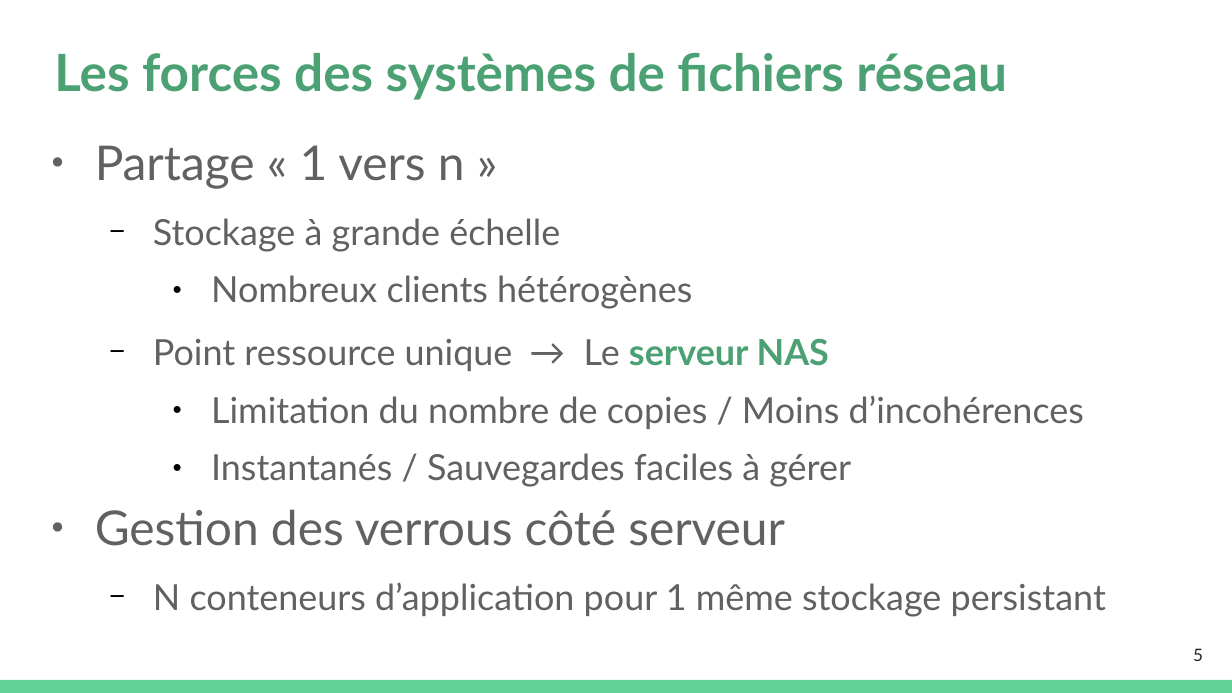
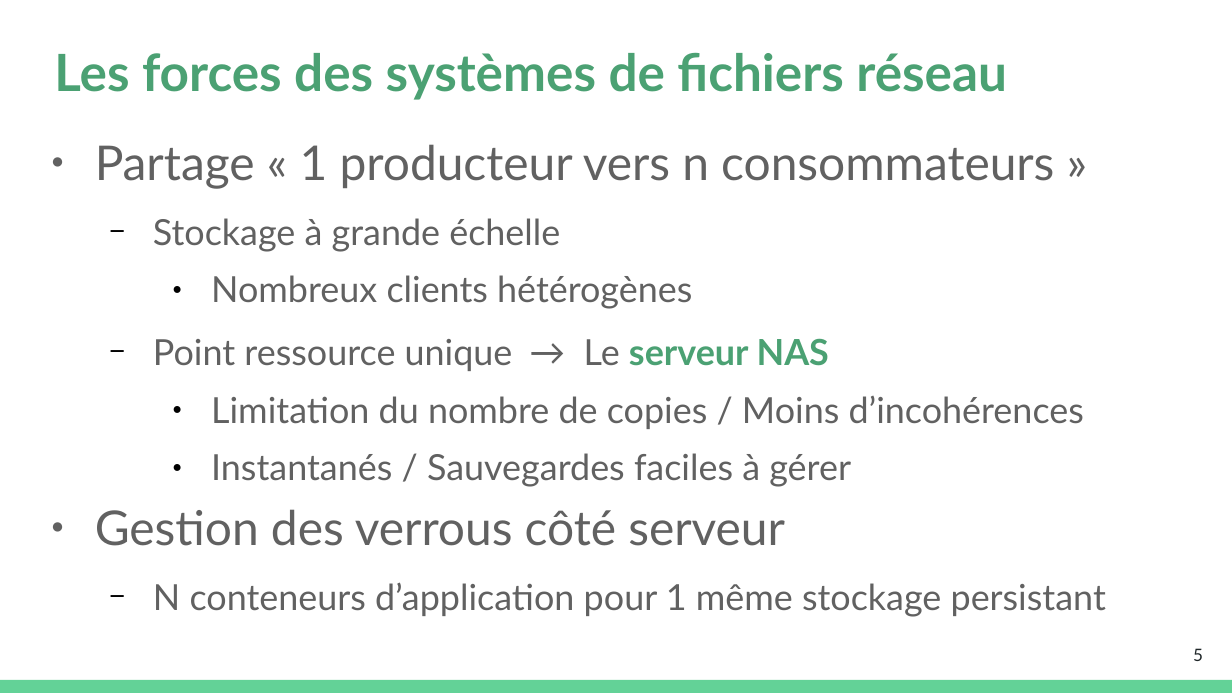
Before and after one commit to platu/inetdoc, a slide deck: slide 5 of presentations/asr-c2/c2-m1-asr.odp. Drawn at 1232x693 pixels with LibreOffice and Linux fonts; fonts in the diff are those of the drawing. Boxes give left, top, right and bottom in pixels: in the first picture for what was removed or moved away, otherwise in the second. Text is boxed around its words. In the diff, an @@ line names an element or a change of style, - is before the commit and + after.

Commit message:
Révision des 3 supports de cours Admin Sys Réseaux
. Corrections typos
. Actualisation séance 3 avec ajout OIDC
. Version intermédiaire support TP iSCSI jusqu'à la section RAID 1

```diff
--- a/presentations/asr-c2/c2-m1-asr.odp
+++ b/presentations/asr-c2/c2-m1-asr.odp
@@ text at (x1=95, y1=144, x2=1054, y2=189): text changed @@
-● Partage « 1 vers n »
+● Partage « 1 producteur vers n consommateurs »
```
Also in this commit, not shown: 6 other slides changed, 3 other files.
